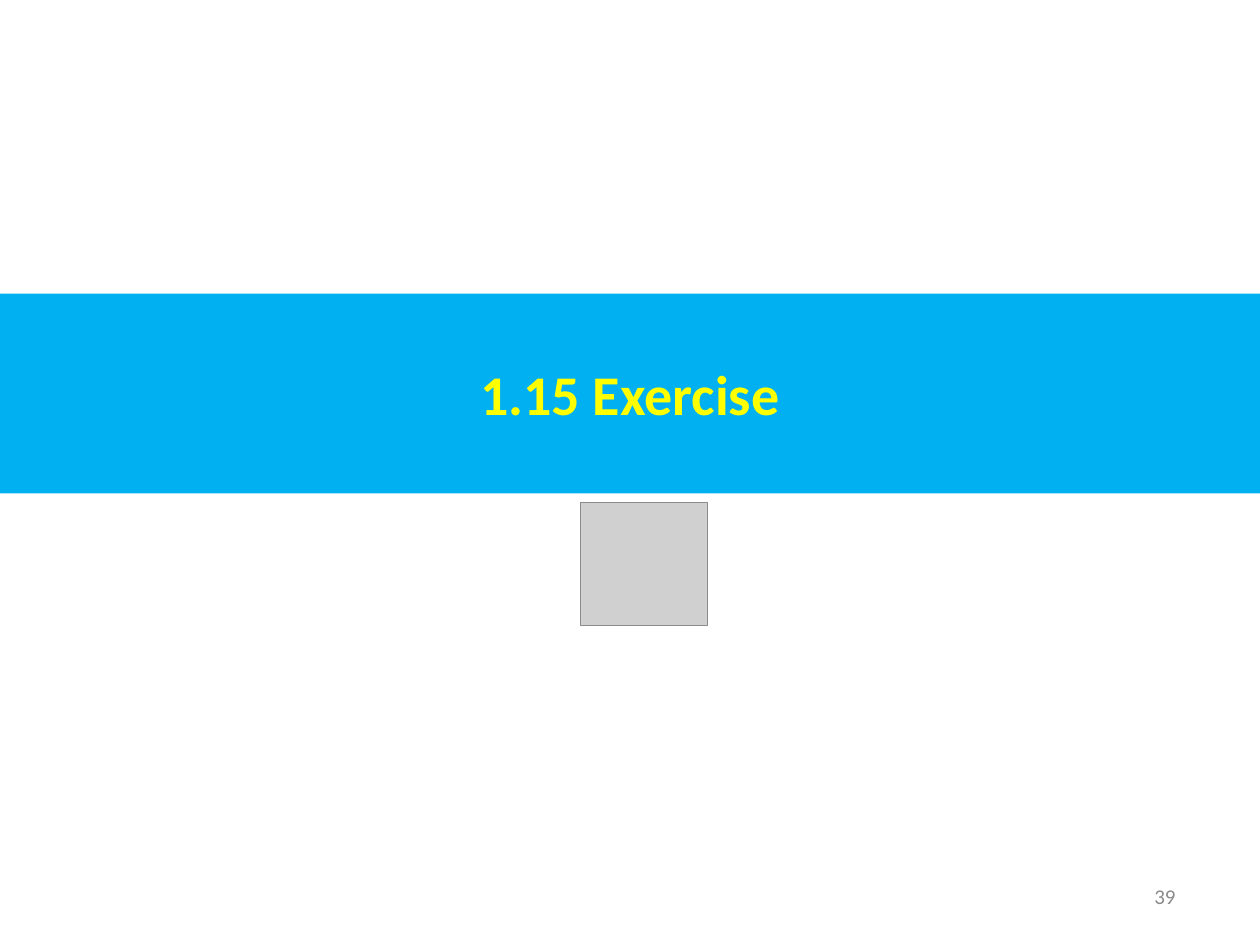
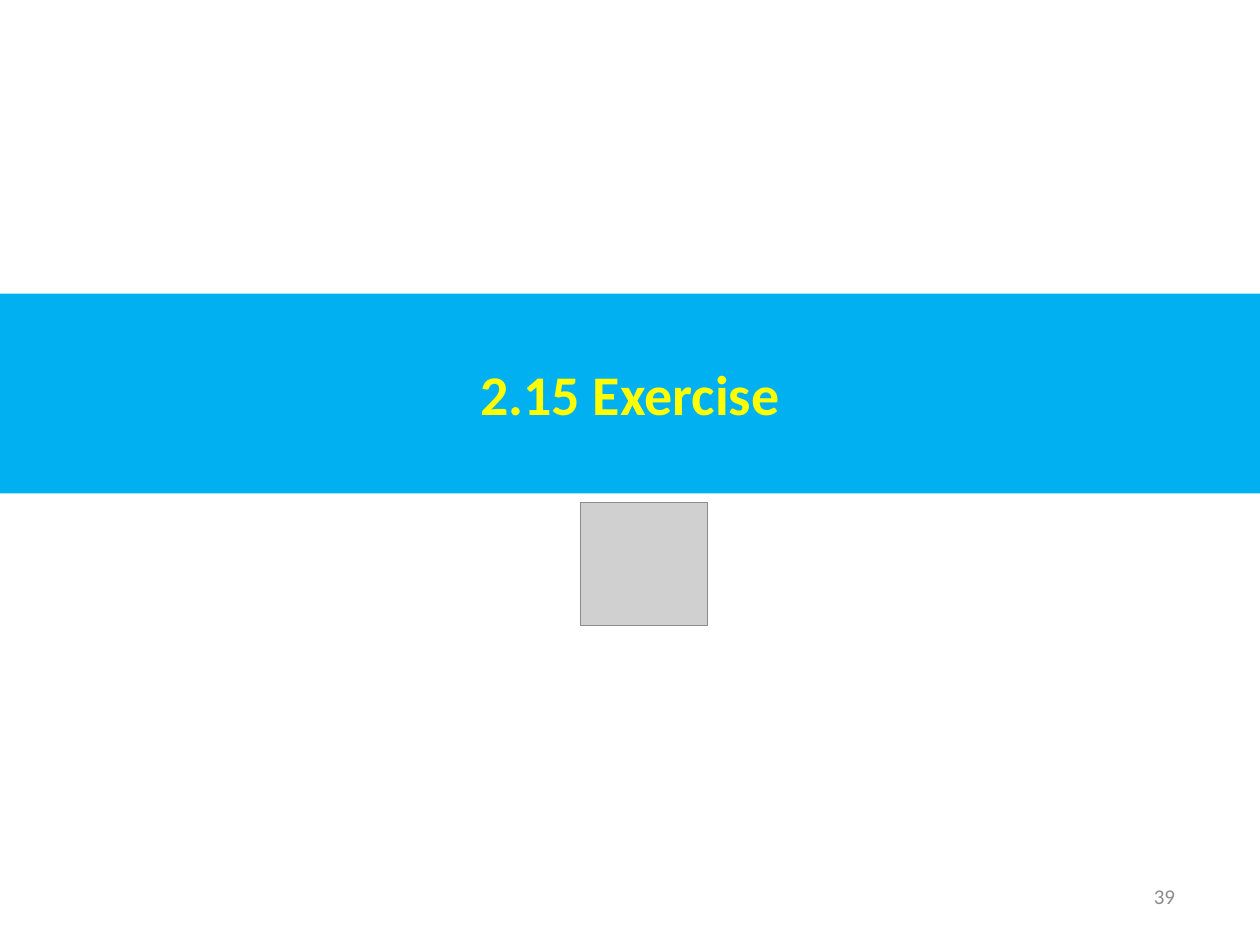
Before and after one commit to peterhchen/AIU_CS511_ML, a slide deck: slide 39 of 000_ML_CB/002_LR_1_Var/001_Video/002_LR_1_Var.ppt. Drawn at 1260x945 pixels with LibreOffice and Linux fonts; fonts in the diff are those of the drawing; grey boxes stand for pictures. Boxes give left, top, right and bottom in pixels: in the first picture for what was removed or moved away, otherwise in the second. Text is boxed around its words. In the diff, an @@ line names an element or a change of style, - is before the commit and + after.

```diff
--- a/000_ML_CB/002_LR_1_Var/001_Video/002_LR_1_Var.ppt
+++ b/000_ML_CB/002_LR_1_Var/001_Video/002_LR_1_Var.ppt
@@ text in rectangle at box(480, 375, 780, 416): text changed @@
-1.15 Exercise
+2.15 Exercise
```
Also in this commit, not shown: 39 other slides changed.
